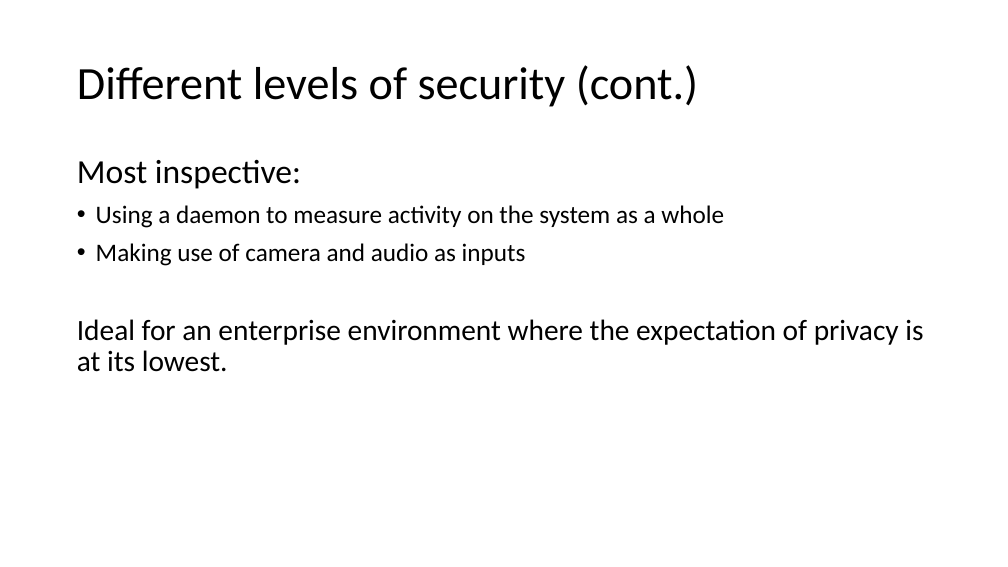
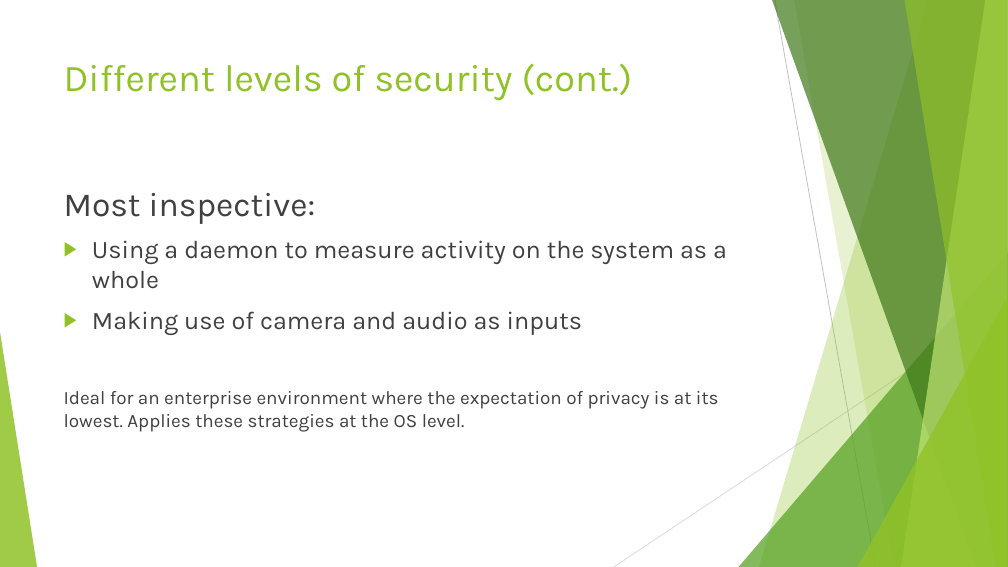
Before and after one commit to EmanSza/2023-hackathon-centennialhacks, a slide deck: slide 8 of notes/Human Hueristics.pptx. Drawn at 1008x567 pixels with LibreOffice and Linux fonts; fonts in the diff are those of the drawing. Boxes give left, top, right and bottom in pixels: in the first picture for what was removed or moved away, otherwise in the second. Text is boxed around its words. In the diff, an @@ line names an element or a change of style, - is before the commit and + after.

```diff
--- a/notes/Human Hueristics.pptx
+++ b/notes/Human Hueristics.pptx
@@ title "Different levels of security (cont.)": place and size @@
-title "Different levels of security (cont.)" at bbox=[77, 65, 698, 107]
+title "Different levels of security (cont.)" at bbox=[64, 63, 633, 101]
@@ title "Different levels of security (cont.)" at bbox=[64, 63, 633, 101]: size 44 to 36 pt, font Calibri to Karla, text colour #000000 to #90C226; line spacing 0.9 to 1; vertical alignment middle to top @@
@@ text "Most inspective:": place and size @@
-text "Most inspective:" at bbox=[77, 159, 923, 372]
+text "Most inspective:" at bbox=[64, 193, 727, 432]
@@ text at bbox=[64, 193, 727, 335]: font Calibri to Karla, text colour #000000 to #404040 in "Most inspective:", "Using a daemon to measure activity on ...", "Making use of camera and audio as ..."; line spacing 0.9 to 1; bullet • to ▶ @@
@@ group added at bbox=[0, 0, 1008, 567]: 5 freeform shapes, 3 triangles, 2 lines @@
@@ text at bbox=[64, 391, 719, 432]: text changed; size 28 to 18 pt; font Calibri to Karla; text colour #000000 to #404040 @@
-Ideal for an enterprise environment where the expectation of privacy is at its lowest.
+Ideal for an enterprise environment where the expectation of privacy is at its lowest. Applies these strategies at the OS level.
```
Also in this commit, not shown: 8 other slides changed, 1 slide added.
